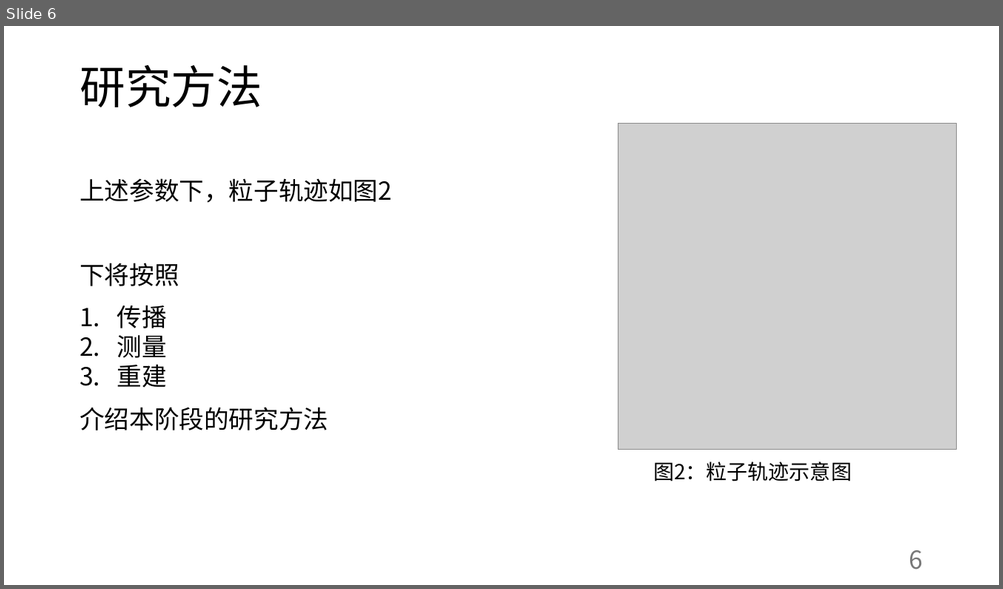
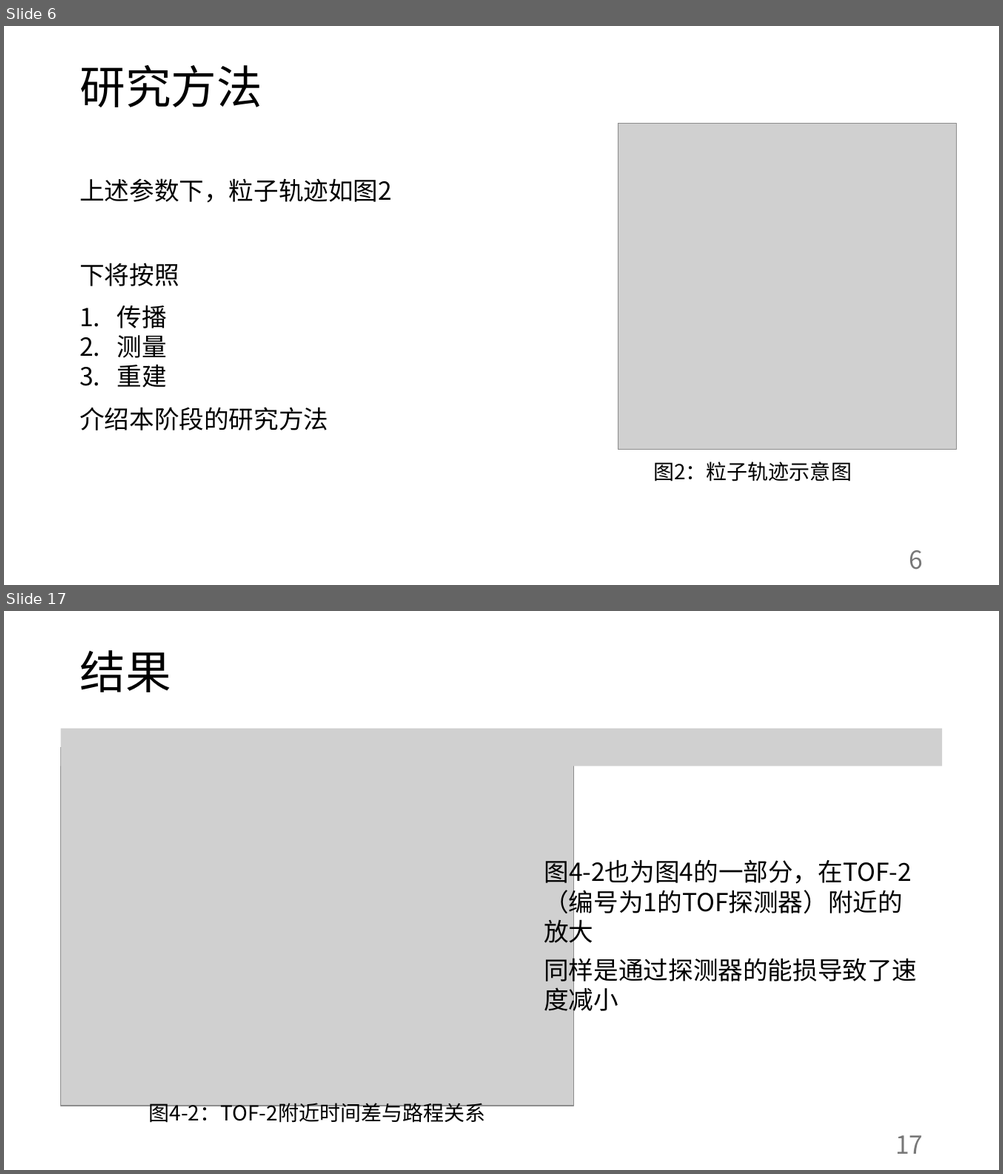
Before and after one commit to abwuge/capstoneProject, a slide deck: presentation/Stage：零磁场垂直入射线性重建.pptx. Shown one above the other, each under a label of ours: slide 6 before the commit, slides 6 and 17 after it; the slides between them are not shown. The pictures are 1003x589 and 1003x1174 pixels, drawn with LibreOffice and Linux fonts; fonts in the diff are those of the drawing; grey boxes stand for pictures. Boxes give left, top, right and bottom in pixels: in the first picture for what was removed or moved away, otherwise in the second. Text is boxed around its words. In the diff, an @@ line names an element or a change of style, - is before the commit and + after.

```diff
--- a/presentation/Stage：零磁场垂直入射线性重建.pptx
+++ b/presentation/Stage：零磁场垂直入射线性重建.pptx
@@ slide 17 added at (4,611,999,1170), background #FFFFFF @@
@@ title added at (79,650,170,692), 44 pt, text #000000 @@
+结果
@@ picture added at (61,728,942,766) @@
@@ picture added at (61,748,574,1106) @@
@@ text added at (543,856,911,948), 24 pt, text #000000 @@
+图4-2也为图4的一部分，在TOF-2（编号为1的TOF探测器）附近的放大
@@ text added at (543,954,916,1017), 24 pt, text #000000 @@
+同样是通过探测器的能损导致了速度减小
@@ text added at (148,1100,485,1123), 20 pt, text #000000 @@
+图4-2：TOF-2附近时间差与路程关系
@@ page number added at (895,1136,922,1154), 24 pt, text #797979 @@
+17
```
Also in this commit, not shown: 6 slides changed, 1 other slide added, 8 other files.
